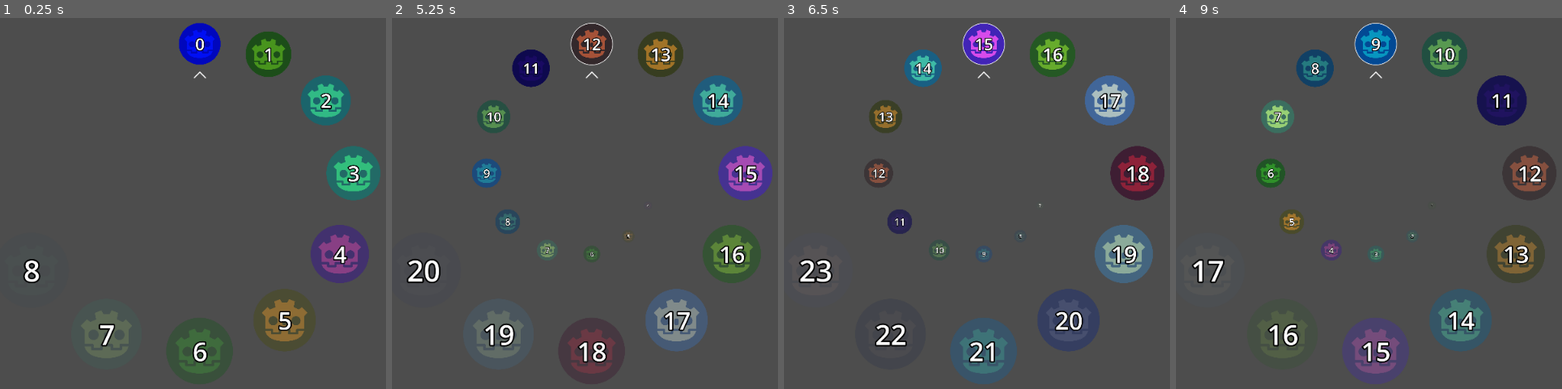
Above: before the commit, frames 1-4 (left to right).
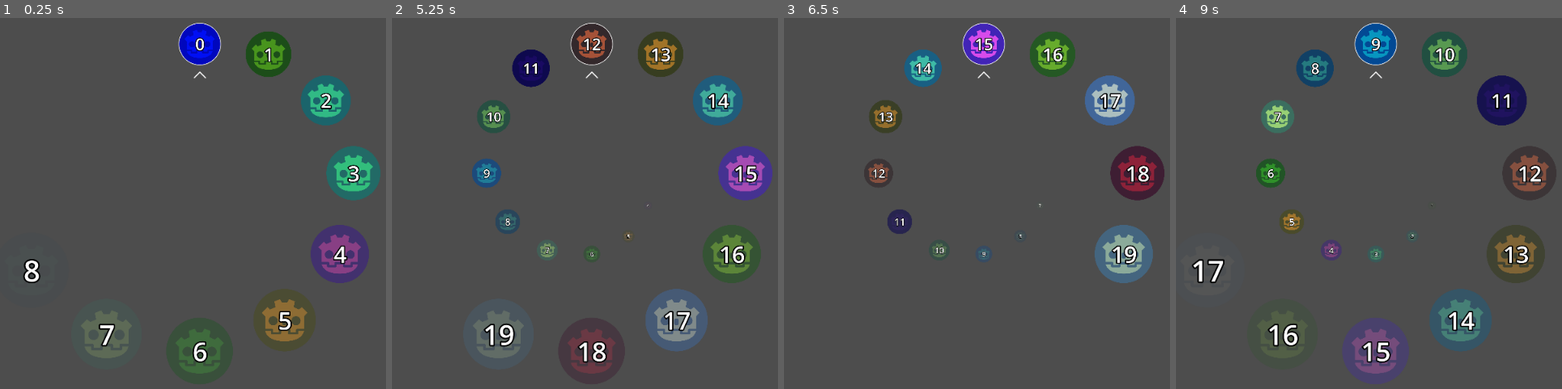
Above: after the commit, the same moments.

Repository: redpebble/godot-components
Game: Godot game, scene res://demo.tscn
Two runs of this game, one before a commit and one after it. Both use one fixed random seed, a clock stepped at 60 frames per second and the inputs below.
Inputs:
- Up to frame 1 (0.25 s): no input
- Up to frame 2 (5.25 s): tap Enter at 0.5, 2, 3.5 s; hold Right (ui_right) 0.53-1.28 s; tap Space (ui_select) at 0.77, 1.25, 1.52, 2.75, 3.02, 3.77, 4.25, 4.52 s; hold Down (ui_down) 1.28-2.03 s; hold Right (ui_right) 2.03-2.78 s; hold Up (ui_up) 2.78-3.53 s; hold Left (ui_left) 3.53-5.03 s; hold Down (ui_down) from 5.03 s (still down)
- Up to frame 3 (6.5 s): release Down (ui_down) at 5.78 s; hold Right (ui_right) from 5.78 s (still down); tap Space (ui_select) at 6.02 s
- Up to frame 4 (9 s): release Right (ui_right) at 6.53 s; hold Up (ui_up) 6.53-7.28 s; tap Space (ui_select) at 6.77, 7.52 s; hold Right (ui_right) 7.28-8.03 s; hold Down (ui_down) 8.03-8.78 s; hold Left (ui_left) from 8.78 s (still down)

The runs differ from the first frame. In frame 1, 0.1% of the frame differs, in the area x 46-58%, y 1-13%; in frame 2, 0.4%; in frame 3, 3.9%, in the area x 3-80%, y 64-99%; in frame 4, nothing differs.

Commit message:
reduce code more

Diff:
--- a/helical-menu/demo.gd
+++ b/helical-menu/demo.gd
@@ -4,7 +4,7 @@
 
 func _ready() -> void:
 	var item_list: Array[MenuItem] = []
-	for i in 100:
+	for i in 20:
 		var item = test_item_scene.instantiate() as MenuItem
 		item.get_icon().set_modulate(Color(randf(), randf(), randf()))
 		item.get_label().text = str(i)
--- a/helical-menu/helical_menu.gd
+++ b/helical-menu/helical_menu.gd
@@ -21,7 +21,6 @@
 var _item_list: Array[MenuItem] = []
 var _item_index: int = 0
 var _slot_index: int = 0
-var _highlight_index: int = -1
 
 var _visible_list = []
 var _is_rotating = false
@@ -49,28 +48,21 @@
 	var input_angle = _calc_input_angle(input_vector)
 	_input_direction = _calc_rotation_direction(input_angle, _last_input_angle, PI)
 	_last_input_angle = input_angle
-	if static_cursor: _highlight_with_static_cursor(input_vector)
-	else: _highlight_with_radial_cursor(input_vector)
+
+	_update_menu(input_vector)
 
 	if Input.is_action_just_pressed("ui_select"):
 		_emit_item_selected()
 
-func _highlight_with_radial_cursor(input_vector: Vector2):
-	if input_vector == Vector2.ZERO:
+func _update_menu(input_vector: Vector2):
+	if input_vector == Vector2.ZERO || _at_list_edge():
 		if !_is_rotating: return
 		_current_rotation = _calc_slot_angle(_calc_nearest_slot_index(_current_rotation))
-		_update_cursor()
 		_saved_offset = _current_rotation
 		_is_rotating = false
+		_update_items()
+		_update_cursor()
 		return
-
-	if !wrap_item_list:
-		if (_item_index == 0 && _input_direction < 0) || (_item_index == _item_list.size()-1 && _input_direction > 0):
-			_current_rotation = _calc_slot_angle(_slot_index)
-			_update_cursor()
-			_saved_offset = _current_rotation
-			_is_rotating = false
-			return
 
 	var input_angle = _calc_input_angle(input_vector)
 	if !_is_rotating:
@@ -80,38 +72,22 @@
 	input_angle += _saved_offset
 
 	_current_rotation = input_angle
+	_update_items()
 	_update_cursor()
 
-	_highlight_slot(_calc_nearest_slot_index(input_angle))
-
-func _highlight_with_static_cursor(input_vector: Vector2):
-	if input_vector == Vector2.ZERO:
-		if !_is_rotating: return
-		_current_rotation = _calc_slot_angle(_calc_nearest_slot_index(_current_rotation))
-		_update_items()
-		_saved_offset = _current_rotation
-		_is_rotating = false
-		return
-
-	if !wrap_item_list:
-		if (_item_index == 0 && _input_direction > 0) || (_item_index == _item_list.size()-1 && _input_direction < 0):
-			_current_rotation = -_calc_slot_angle(_slot_index)
-			_update_items()
-			_saved_offset = _current_rotation
-			_is_rotating = false
-			return
-
-	var input_angle = _calc_input_angle(input_vector)
-	if !_is_rotating:
-		_input_offset = input_angle
-		_is_rotating = true
-	input_angle -= _input_offset
-	input_angle += _saved_offset
-
-	_current_rotation = input_angle
-	_update_items()
-
-	_highlight_slot(_calc_nearest_slot_index(-input_angle))
+	var slot_angle = -input_angle if static_cursor else input_angle
+	_highlight_slot(_calc_nearest_slot_index(slot_angle))
+
+func _at_list_edge() -> bool:
+	if wrap_item_list: return false
+	if _input_direction == 0: return false
+	if static_cursor:
+		if _input_direction > 0 && _item_index > 0: return false
+		if _input_direction < 0 && _item_index < _item_list.size()-1: return false
+	else:
+		if _input_direction < 0 && _item_index > 0: return false
+		if _input_direction > 0 && _item_index < _item_list.size()-1: return false
+	return true
 
 func _update_items():
 	_visible_list.clear()
@@ -161,6 +137,7 @@
 	item.hide()
 
 func _update_cursor():
+	if static_cursor: return
 	$Cursor.rotation = _current_rotation
 
 func _calc_nearest_slot_index(angle: float): # this could be made more efficient
@@ -185,18 +162,17 @@
 		new_item_index = posmod(new_item_index, _item_list.size())
 	_item_index = new_item_index
 	_slot_index = new_slot_index
-	_highlight_index = _item_index
 	_update_items()
 
 func _set_highlight():
 	for item in _item_list:
 		item.set_highlight(false)
-	if _highlight_index < 0 || _highlight_index >= _item_list.size(): return
-	_item_list[_highlight_index].set_highlight(true)
+	if _item_index < 0 || _item_index >= _item_list.size(): return
+	_item_list[_item_index].set_highlight(true)
 
 func _emit_item_selected():
-	if _highlight_index < 0 || _highlight_index >= _item_list.size(): return
-	item_selected.emit(_slot_index, _item_list[_highlight_index])
+	if _item_index < 0 || _item_index >= _item_list.size(): return
+	item_selected.emit(_slot_index, _item_list[_item_index])
 
 func _normalize_angle(angle: float):
 	return fposmod(angle, 2*PI) # convert the coordinates to [0, 2PI]
